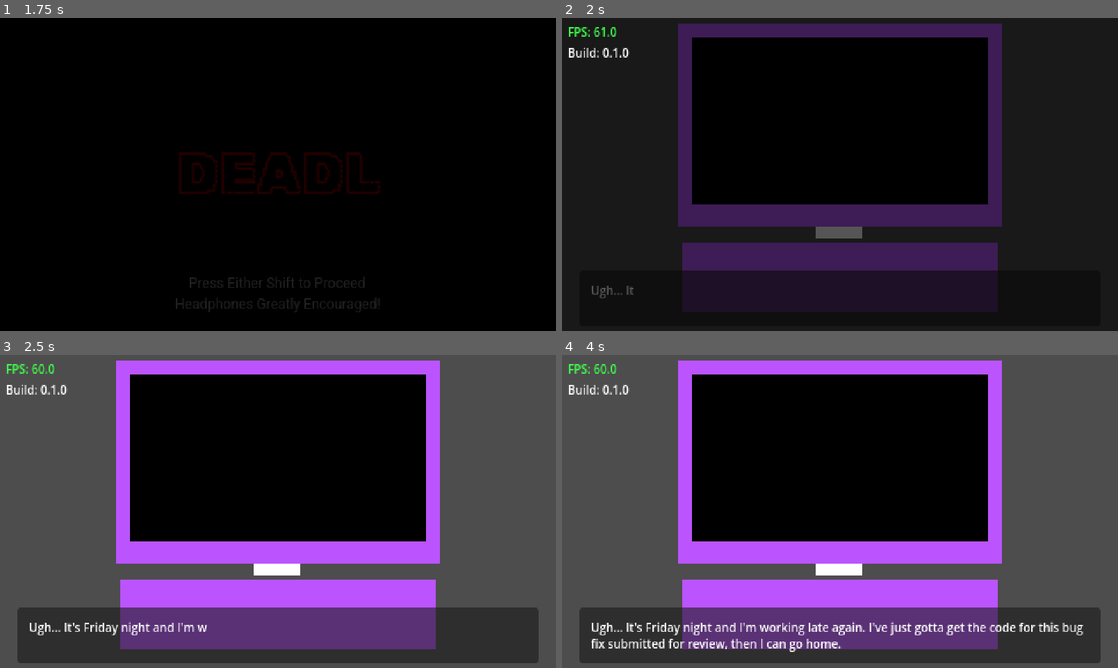
Above: before the commit, frames 1-4 (two rows, left to right).
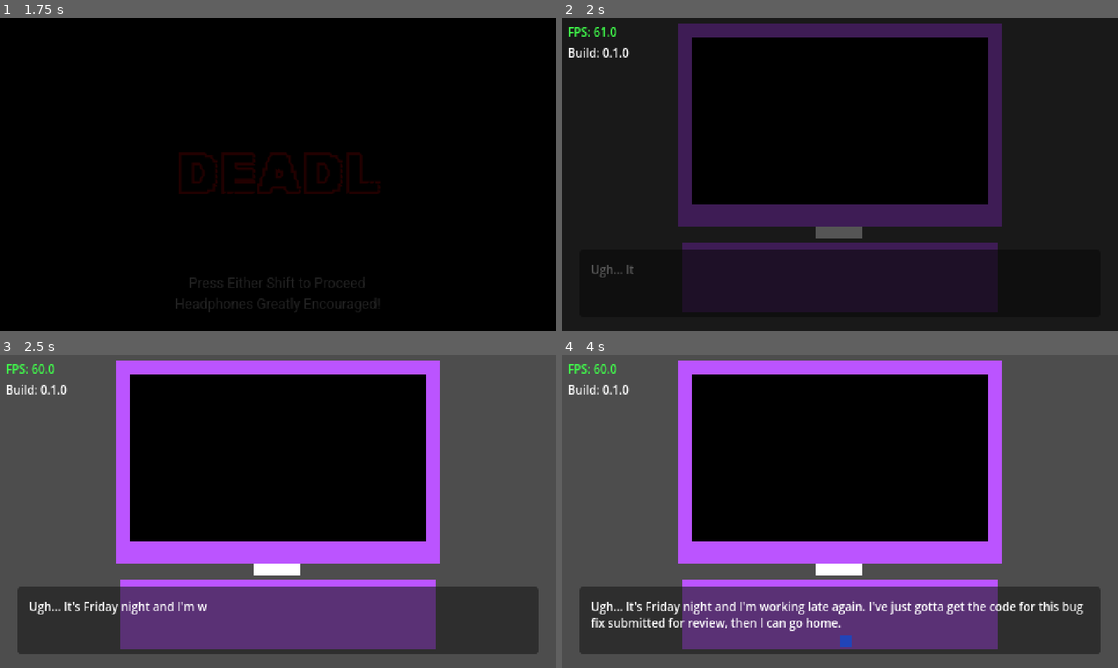
Above: after the commit, the same moments.

Repository: mcneiljv/game-off-2026
Game: Godot game, scene res://src/core/main_game/title_screen.tscn
Two runs of this game, one before a commit and one after it. Both use one fixed random seed, a clock stepped at 60 frames per second and the inputs below. Sound files missing from this copy of the repository are replaced by a short silence.
Inputs:
- Up to frame 1 (1.75 s): hold Shift (left_shift) from 1.28 s (still down)
- Up to frame 2 (2 s): keep holding Shift (left_shift)
- Up to frame 3 (2.5 s): release Shift (left_shift) at 2.03 s
- Up to frame 4 (4 s): hold Shift (left_shift) from 3.53 s (still down)

Frame 1 is identical in both runs. In frame 2, 4.0% of the frame differs, in the area x 5-79%, y 74-90%; in frame 3, 9.6%; in frame 4, 12%, in the area x 3-97%, y 74-99%.

Commit message:
Change coffee sound; Add dialog end indicator

Diff:
--- a/assets/data/dialog.json
+++ b/assets/data/dialog.json
@@ -35,8 +35,7 @@
     "type": "typing",
     "text": "In enim justo, rhoncus ut, imperdiet a, venenatis vitae, justo.",
     "sound": "MonsterTension1",
-    "closeness": 0.2,
-    "delay": 1.0
+    "closeness": 0.2
   },
   {
     "type": "dialog",
@@ -157,9 +156,9 @@
   },
   {
     "type": "dialog",
-    "text": "I'll just make a quick cup of coffee.",
-    "sound": "CoffeeBrewing",
-    "closeness": 0.6
+    "text": "I'll just pour a quick cup of coffee.",
+    "sound": "CoffeePour",
+    "closeness": 0.8
   },
   {
     "type": "dialog",
--- a/src/core/main_game/main.tscn
+++ b/src/core/main_game/main.tscn
@@ -12,7 +12,7 @@
 [ext_resource type="AudioStream" uid="uid://cf74egesdsklv" path="res://assets/audio/monster-tension-3.mp3" id="8_1um3w"]
 [ext_resource type="AudioStream" uid="uid://wnnlnxq2ul36" path="res://assets/audio/monster-tension-4.mp3" id="9_4i5e7"]
 [ext_resource type="AudioStream" uid="uid://j0riv1bujyw1" path="res://assets/audio/monster-tension-5.mp3" id="10_1um3w"]
-[ext_resource type="AudioStream" uid="uid://c3hregswygdon" path="res://assets/audio/coffee-machine.wav" id="13_drj1i"]
+[ext_resource type="AudioStream" uid="uid://cjk5oirvgdeki" path="res://assets/audio/coffee-pour.mp3" id="13_drj1i"]
 
 [node name="MainGame" type="Node" unique_id=1457933192]
 process_mode = 3
@@ -25,20 +25,20 @@
 anchor_right = 1.0
 anchor_bottom = 1.0
 offset_left = 15.0
-offset_top = -52.0
+offset_top = -70.0
 offset_right = -15.0
-offset_bottom = -4.0
+offset_bottom = -12.0
 grow_horizontal = 2
 grow_vertical = 0
 
-[node name="MarginContainer" type="MarginContainer" parent="DialogBox" unique_id=1255424575]
+[node name="MarginLabel" type="MarginContainer" parent="DialogBox" unique_id=1255424575]
 layout_mode = 2
 theme_override_constants/margin_left = 10
 theme_override_constants/margin_top = 10
 theme_override_constants/margin_right = 10
 theme_override_constants/margin_bottom = 10
 
-[node name="DialogLabel" type="RichTextLabel" parent="DialogBox/MarginContainer" unique_id=1863526824]
+[node name="DialogLabel" type="RichTextLabel" parent="DialogBox/MarginLabel" unique_id=1863526824]
 unique_name_in_owner = true
 layout_mode = 2
 theme_override_font_sizes/normal_font_size = 10
@@ -47,6 +47,16 @@
 visible_characters = 0
 script = ExtResource("2_h7gx0")
 auto_reveal = true
+
+[node name="TextEndIndicator" type="ColorRect" parent="DialogBox" unique_id=1458292643]
+unique_name_in_owner = true
+visible = false
+custom_maximum_size = Vector2(10, 10)
+layout_mode = 2
+offset_transform_enabled = true
+offset_transform_position = Vector2(225, 42)
+offset_transform_visual_only = false
+color = Color(0.1296, 0.26736015, 0.72, 1)
 
 [node name="Monitor" type="ColorRect" parent="." unique_id=854281901]
 anchors_preset = 5
@@ -166,6 +176,6 @@
 bus = &"Monster"
 script = ExtResource("7_4i5e7")
 
-[node name="CoffeeBrewing" type="AudioStreamPlayer" parent="." unique_id=655558279]
+[node name="CoffeePour" type="AudioStreamPlayer" parent="." unique_id=655558279]
 stream = ExtResource("13_drj1i")
 script = ExtResource("7_4i5e7")
--- a/src/core/main_game/main_game.gd
+++ b/src/core/main_game/main_game.gd
@@ -23,6 +23,7 @@
 @onready var dialog_box_node: PanelContainer = $DialogBox
 @onready var dialog_label_node: Monitor = %DialogLabel
 @onready var monitor_text_node: Monitor = %MonitorText
+@onready var text_end_indicator_node: ColorRect = %TextEndIndicator
 @onready var keyboard_click: AudioStreamPlayer = $KeyboardClick
 
 
@@ -127,6 +128,8 @@
 	if sfx_audio_node.playing:
 		await sfx_audio_node.finished
 	is_waiting = false
+	if current_game_state == GameState.DIALOG:
+		text_end_indicator_node.visible = true
 
 
 func _change_text_block() -> void:
@@ -137,8 +140,15 @@
 	_set_game_state()
 	_current_selected_node().change_text_block(dialog_dict.text)
 	_play_block_sound()
+	text_end_indicator_node.visible = false
 
 
 func _text_finished() -> void:
+	if (
+		current_game_state == GameState.DIALOG
+		and not is_waiting
+		and text_end_indicator_node.visible == false
+	):
+		text_end_indicator_node.visible = true
 	if selected_dialog_block == last_block_index:
 		current_game_state = GameState.ENDING
Not shown, changed: CREDITS.txt
Not shown, removed: assets/audio/coffee-machine.wav.import
Not shown, added: assets/audio/coffee-pour.mp3.import
Not shown, removed: assets/audio/coffee-machine.wav
Not shown, added: assets/audio/coffee-pour.mp3
